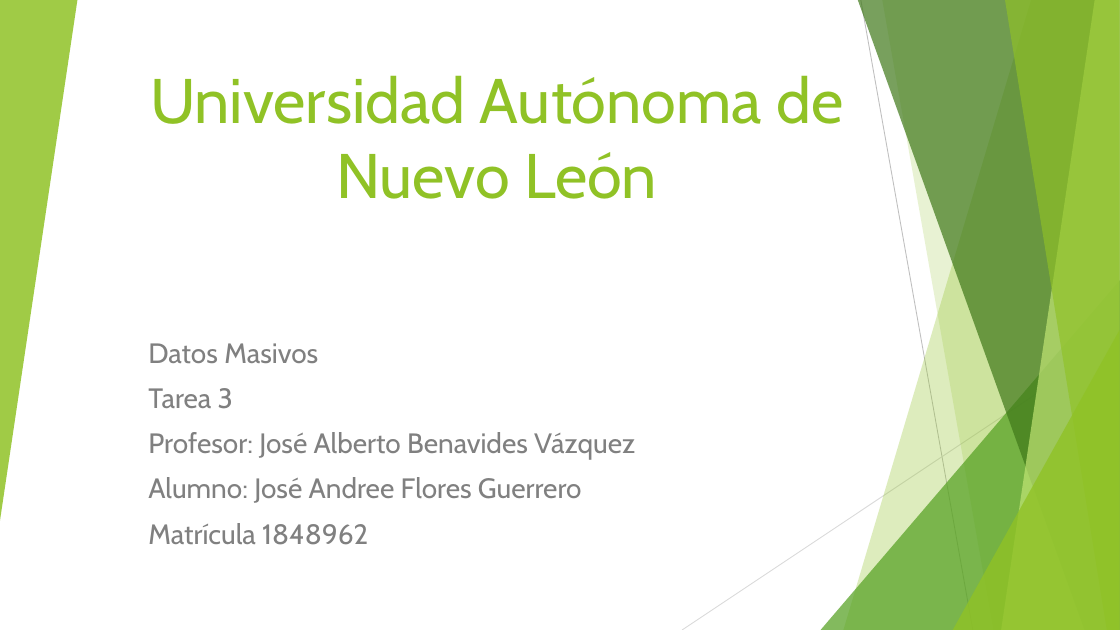
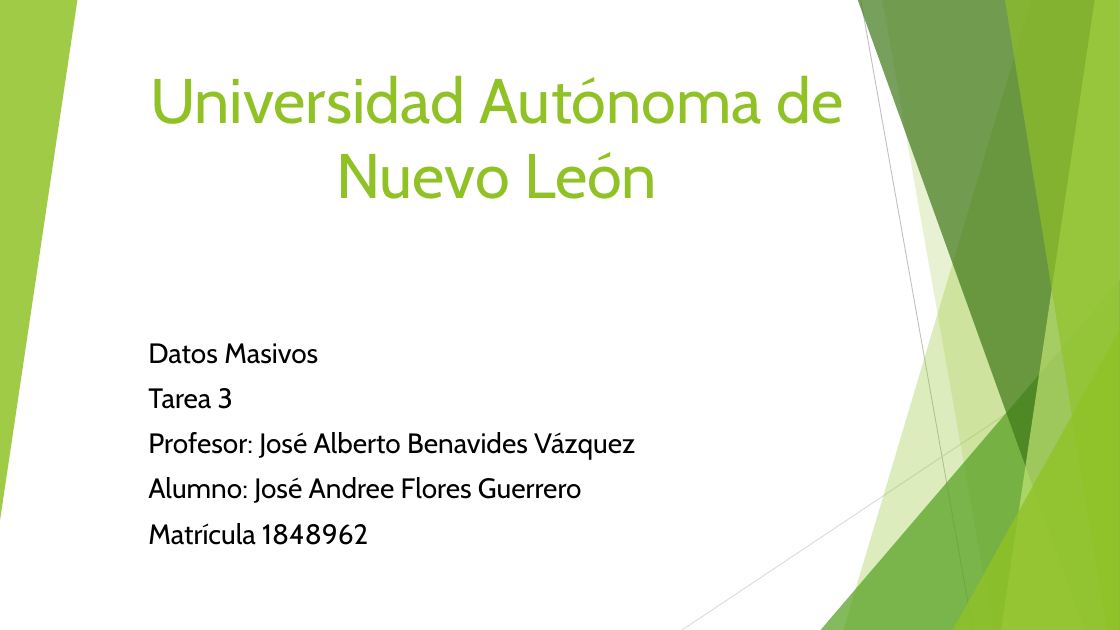
Before and after one commit to AndreeFlores/DatosMasivos, a slide deck: slide 1 of Tareas/Tarea 03/Presentacion avance Tarea3.pptx. Drawn at 1120x630 pixels with LibreOffice and Linux fonts; fonts in the diff are those of the drawing. Boxes give left, top, right and bottom in pixels: in the first picture for what was removed or moved away, otherwise in the second. Text is boxed around its words. In the diff, an @@ line names an element or a change of style, - is before the commit and + after.

Commit message:
Tarea03 Presentacion error 111

```diff
--- a/Tareas/Tarea 03/Presentacion avance Tarea3.pptx
+++ b/Tareas/Tarea 03/Presentacion avance Tarea3.pptx
@@ subtitle "Datos Masivos" at (148, 343, 635, 545): text colour #808080 to #000000 @@
```
Also in this commit, not shown: 1 slide added.
